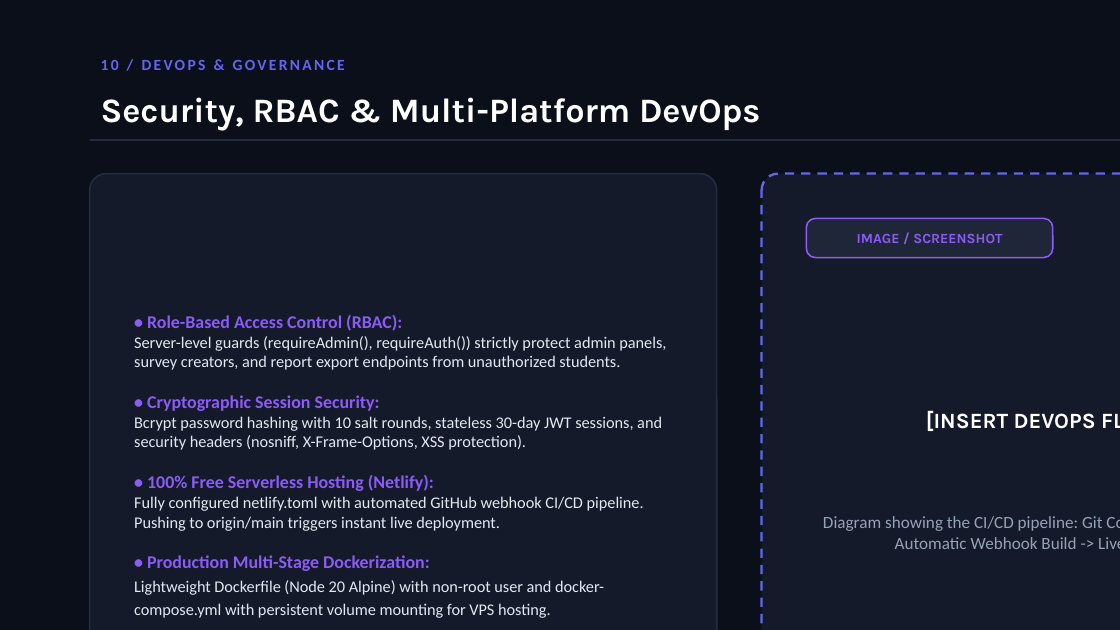
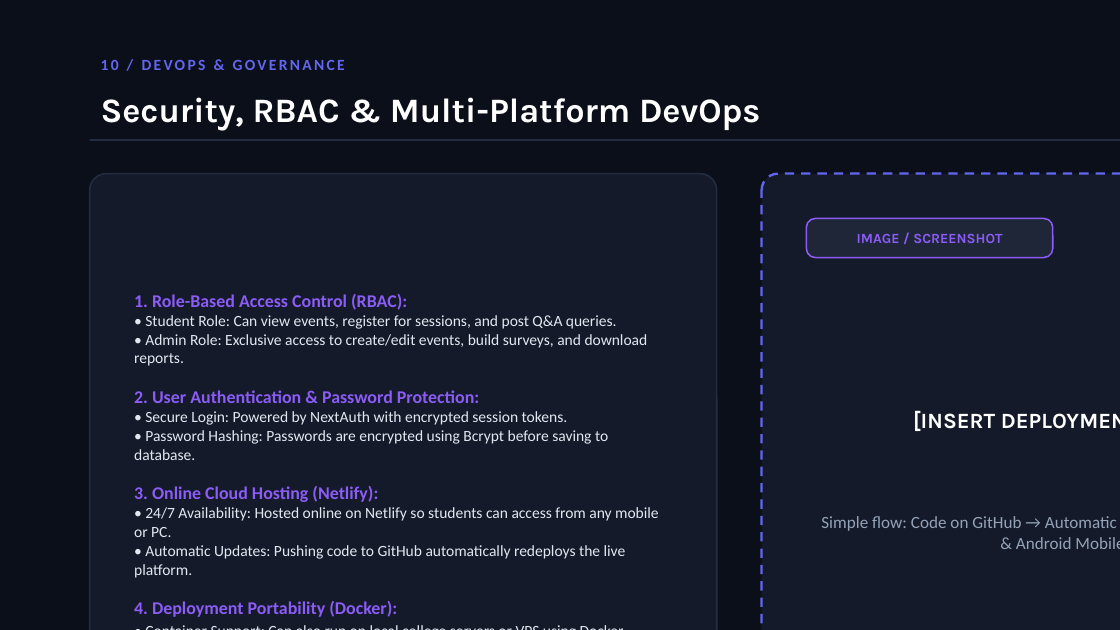
Before and after one commit to noaman024/campuspulse, a slide deck: slide 11 of docs/CampusPulse_Presentation_Deck.pptx. Drawn at 1120x630 pixels with LibreOffice and Linux fonts; fonts in the diff are those of the drawing. Boxes give left, top, right and bottom in pixels: in the first picture for what was removed or moved away, otherwise in the second. Text is boxed around its words. In the diff, an @@ line names an element or a change of style, - is before the commit and + after.

Commit message:
docs: simplify System Architecture and Technologies slide for college presentation

```diff
--- a/docs/CampusPulse_Presentation_Deck.pptx
+++ b/docs/CampusPulse_Presentation_Deck.pptx
@@ text at (x1=134, y1=294, x2=659, y2=617): text changed; size 10.5 to 10 pt @@
-• Role-Based Access Control (RBAC):
-Server-level guards (requireAdmin(), requireAuth()) strictly protect admin panels, survey creators, and report export endpoints from unauthorized students.
-• Cryptographic Session Security:
-Bcrypt password hashing with 10 salt rounds, stateless 30-day JWT sessions, and security headers (nosniff, X-Frame-Options, XSS protection).
-• 100% Free Serverless Hosting (Netlify):
-Fully configured netlify.toml with automated GitHub webhook CI/CD pipeline. Pushing to origin/main triggers instant live deployment.
-• Production Multi-Stage Dockerization:
-Lightweight Dockerfile (Node 20 Alpine) with non-root user and docker-compose.yml with persistent volume mounting for VPS hosting.
+1. Role-Based Access Control (RBAC):
+• Student Role: Can view events, register for sessions, and post Q&A queries.
+• Admin Role: Exclusive access to create/edit events, build surveys, and download reports.
+2. User Authentication & Password Protection:
+• Secure Login: Powered by NextAuth with encrypted session tokens.
+• Password Hashing: Passwords are encrypted using Bcrypt before saving to database.
+3. Online Cloud Hosting (Netlify):
+• 24/7 Availability: Hosted online on Netlify so students can access from any mobile or PC.
+• Automatic Updates: Pushing code to GitHub automatically redeploys the live platform.
+4. Deployment Portability (Docker):
+• Container Support: Can also run on local college servers or VPS using Docker.
@@ text at (x1=913, y1=410, x2=995, y2=431): text changed @@
-[INSERT DEVOPS FLOWCHART]
+[INSERT DEPLOYMENT DIAGRAM]
@@ text at (x1=821, y1=516, x2=1120, y2=549): text changed @@
-Diagram showing the CI/CD pipeline: Git Commit -> GitHub Push -> Netlify Automatic Webhook Build -> Live Web & Mobile App.
+Simple flow: Code on GitHub → Automatic Build → Live Website on Netlify & Android Mobile App.
```
Also in this commit, not shown: 1 other slide changed, 3 other files.
